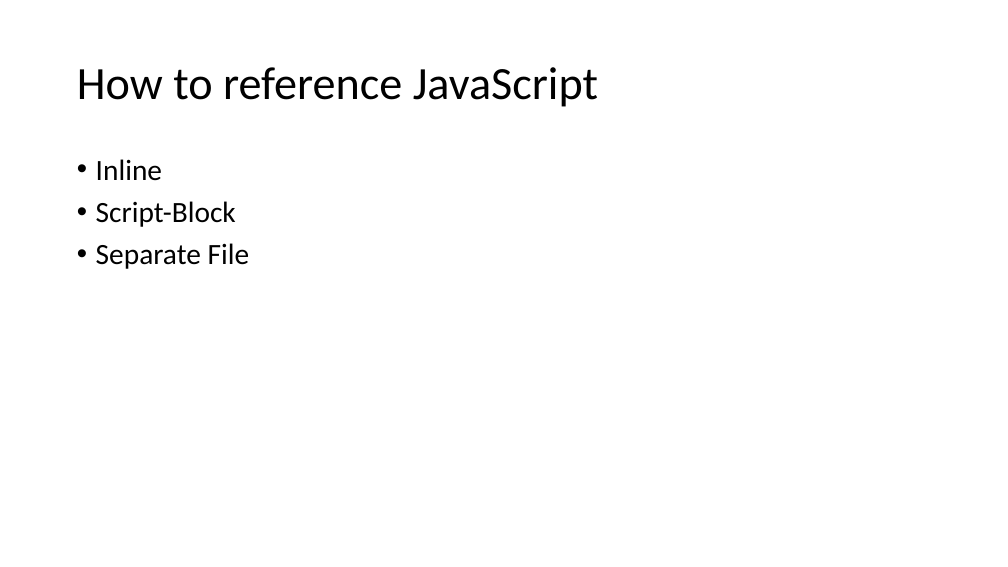
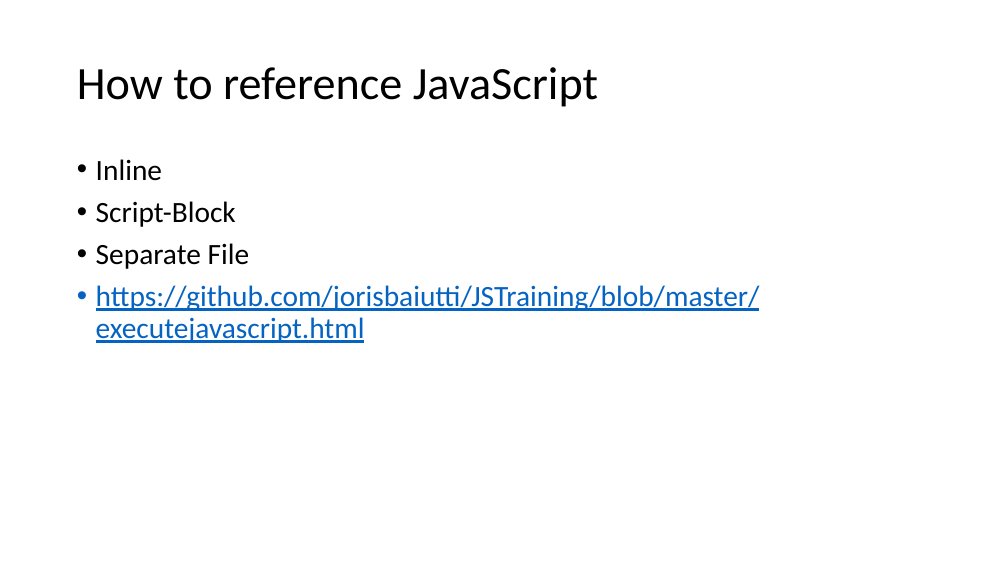
Before and after one commit to JansAkkaunt/JSTraining, a slide deck: slide 6 of JSTrainingj.pptx. Drawn at 1008x567 pixels with LibreOffice and Linux fonts; fonts in the diff are those of the drawing. Boxes give left, top, right and bottom in pixels: in the first picture for what was removed or moved away, otherwise in the second. Text is boxed around its words. In the diff, an @@ line names an element or a change of style, - is before the commit and + after.

```diff
--- a/JSTrainingj.pptx
+++ b/JSTrainingj.pptx
@@ text at (96, 285, 760, 343): paragraph added @@
+• https://github.com/jorisbaiutti/JSTraining/blob/master/executejavascript.html
```
Also in this commit, not shown: 3 slides added, 1 slide removed.
